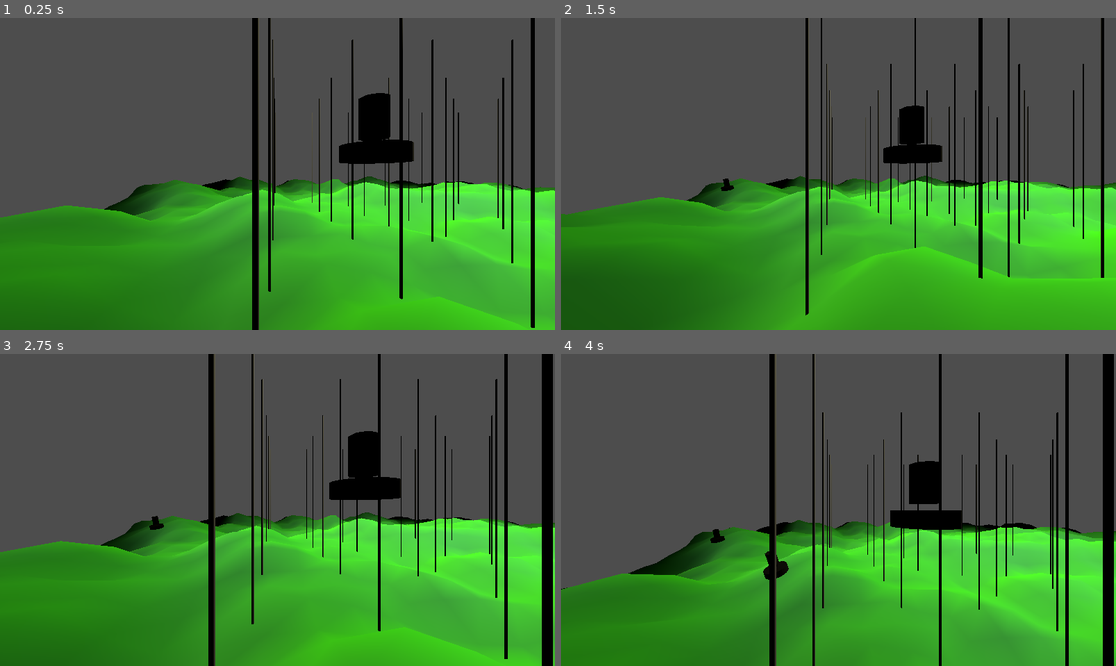
Above: before the commit, frames 1-4 (two rows, left to right).
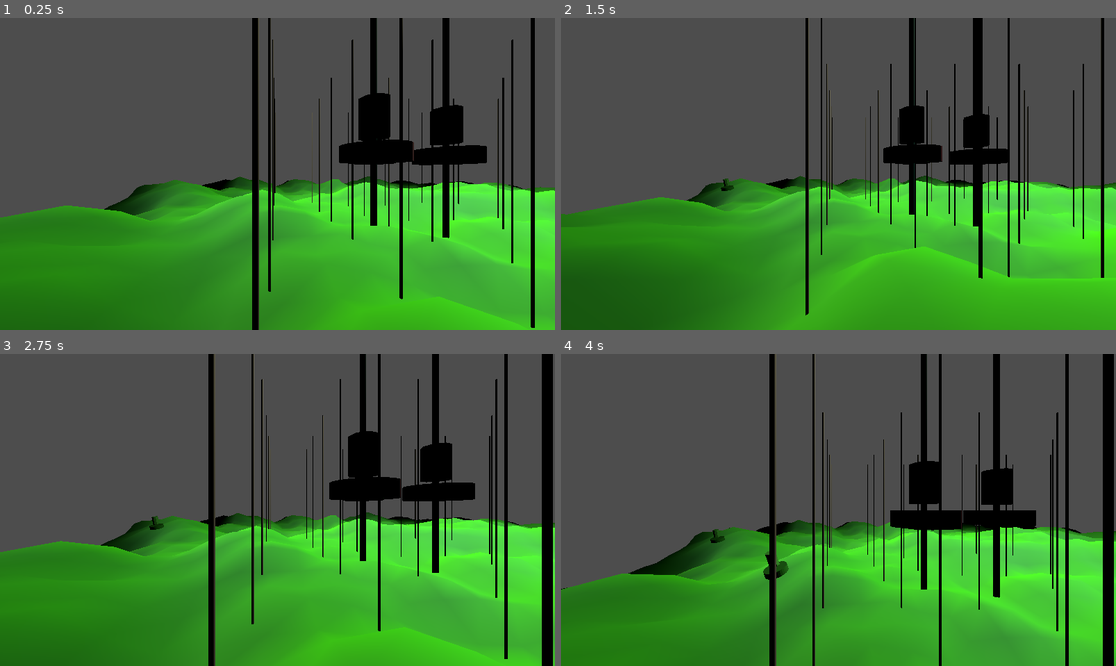
Above: after the commit, the same moments.

Repository: Aziroshin/citygamesystems
Game: Godot game, scene res://Root.tscn
The game is run twice, just before and just after one commit, with the same random seed, the same clock (stepped at 60 frames per second) and the same inputs.
Inputs (mouse positions are in pixels of both pictures, inside the frame that each line leads up to):
- Up to frame 1 (0.25 s): no input
- Up to frame 2 (1.5 s): tap Enter at 0.5 s; move the mouse to (960, 158) at 0.52 s; tap S (camera_backward) at 0.6 s; click (960, 158) at 0.67 s; tap Space (camera_up) at 1.25 s; move the mouse to (727, 189) at 1.27 s; tap Shift (camera_down) at 1.35 s; click (727, 189) at 1.42 s
- Up to frame 3 (2.75 s): tap Enter at 2 s; move the mouse to (333, 441) at 2.02 s; tap W (camera_forward) at 2.1 s; click (333, 441) at 2.17 s
- Up to frame 4 (4 s): tap Space (camera_up) at 2.75 s; move the mouse to (810, 572) at 2.77 s; tap A (camera_left) at 2.85 s; click (810, 572) at 2.92 s; tap Enter at 3.5 s; move the mouse to (1005, 556) at 3.52 s; tap D (camera_right) at 3.6 s; click (1005, 556) at 3.67 s

The runs differ from the first frame. In frame 1, 2.4% of the frame differs, in the area x 63-88%, y 0-71%; in frame 2, 1.7%; in frame 3, 2.4%; in frame 4, 2.6%, in the area x 26-86%, y 0-79%.
Error before the commit: Invalid call. Nonexistent function 'set_shader_param' in base 'ShaderMaterial'. (res://dev/visualization/Visualizer.gd:142)
Error after the commit: Trying to assign an array of type "Array" to a variable of type "Array[Vector2]". (res://dev/visualization/VisualizationNoodle/CSGNgon.gd:32)

Commit message:
⬆️ Updated to godot 4.0 beta4.

Diff:
--- a/dev/Cavedig/Cavedig.gd
+++ b/dev/Cavedig/Cavedig.gd
@@ -23,7 +23,7 @@
 	var debug_cylinder = CSGCylinder3D.new()
 	parent.call_deferred("add_child", debug_cylinder)
 	debug_cylinder.material_override = shader.duplicate()
-	debug_cylinder.material_override.set_shader_param("color", color)
+	debug_cylinder.material_override.set_shader_parameter("color", color)
 	debug_cylinder.height = height
 	debug_cylinder.radius = radius
 	debug_cylinder.global_transform.origin = position
--- a/dev/PlaneMap/MapMaterial.tres
+++ b/dev/PlaneMap/MapMaterial.tres
@@ -63,25 +63,21 @@
 }
 "
 graph_offset = Vector2(-984.484, 87.319)
-engine_version = {
-"major": 4,
-"minor": 0
-}
 nodes/fragment/0/position = Vector2(860, 140)
-nodes/fragment/2/node = SubResource( "1" )
+nodes/fragment/2/node = SubResource("1")
 nodes/fragment/2/position = Vector2(360, 100)
-nodes/fragment/3/node = SubResource( "3" )
+nodes/fragment/3/node = SubResource("3")
 nodes/fragment/3/position = Vector2(360, 220)
-nodes/fragment/5/node = SubResource( "4" )
+nodes/fragment/5/node = SubResource("4")
 nodes/fragment/5/position = Vector2(600, 140)
-nodes/fragment/6/node = SubResource( "5" )
+nodes/fragment/6/node = SubResource("5")
 nodes/fragment/6/position = Vector2(0, 460)
-nodes/fragment/7/node = SubResource( "6" )
+nodes/fragment/7/node = SubResource("6")
 nodes/fragment/7/position = Vector2(240, 320)
-nodes/fragment/9/node = SubResource( "7" )
+nodes/fragment/9/node = SubResource("7")
 nodes/fragment/9/position = Vector2(500, 540)
 nodes/fragment/connections = PackedInt32Array(2, 0, 5, 0, 3, 0, 5, 1, 5, 0, 0, 0, 6, 0, 7, 0, 7, 2, 5, 2, 6, 0, 0, 16, 7, 0, 0, 12, 9, 0, 0, 11, 7, 1, 0, 10, 6, 0, 0, 8)
 
 [resource]
 render_priority = 0
-shader = SubResource( "2" )
+shader = SubResource("2")
--- a/dev/visualization/VisualizationShader.tres
+++ b/dev/visualization/VisualizationShader.tres
@@ -10,5 +10,5 @@
 
 [resource]
 render_priority = 0
-shader = SubResource( "1" )
-shader_param/color = null
+shader = SubResource("1")
+shader_parameter/color = null
--- a/dev/visualization/Visualizer.gd
+++ b/dev/visualization/Visualizer.gd
@@ -139,7 +139,7 @@
 	# method.
 	func set_color(color: Vector3) -> Visualizer:
 		if self.has_mesh:
-			self._get_material_for_mutation().set_shader_param("color", color)
+			self._get_material_for_mutation().set_shader_parameter("color", color)
 			return self.visualizer
 		return self.visualizer
 
Not shown: 1 places in dev/PlaneMap/PlaneMap.tscn that only renumber resources
Not shown: 4 places in dev/visualization/VisualizationNoodle/CSGNgonTest.tscn that only renumber resources
Not shown: 2 places in dev/visualization/VisualizationNoodle/VisualizationNoodle.tscn that only renumber resources
Not shown: 2 places in world_objects/PlayerWorldInterface/PlayerWorldInterface.tscn that only renumber resources
